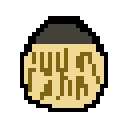
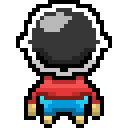
Layered file, before and after one edit (w=128, h=128). Changes by layer:
added layer "Laag 1" above "Head" over (x1=24, y1=76, x2=104, y2=128)
renamed "Laag 1" to "Head", painted on it over (x1=16, y1=0, x2=112, y2=112)
